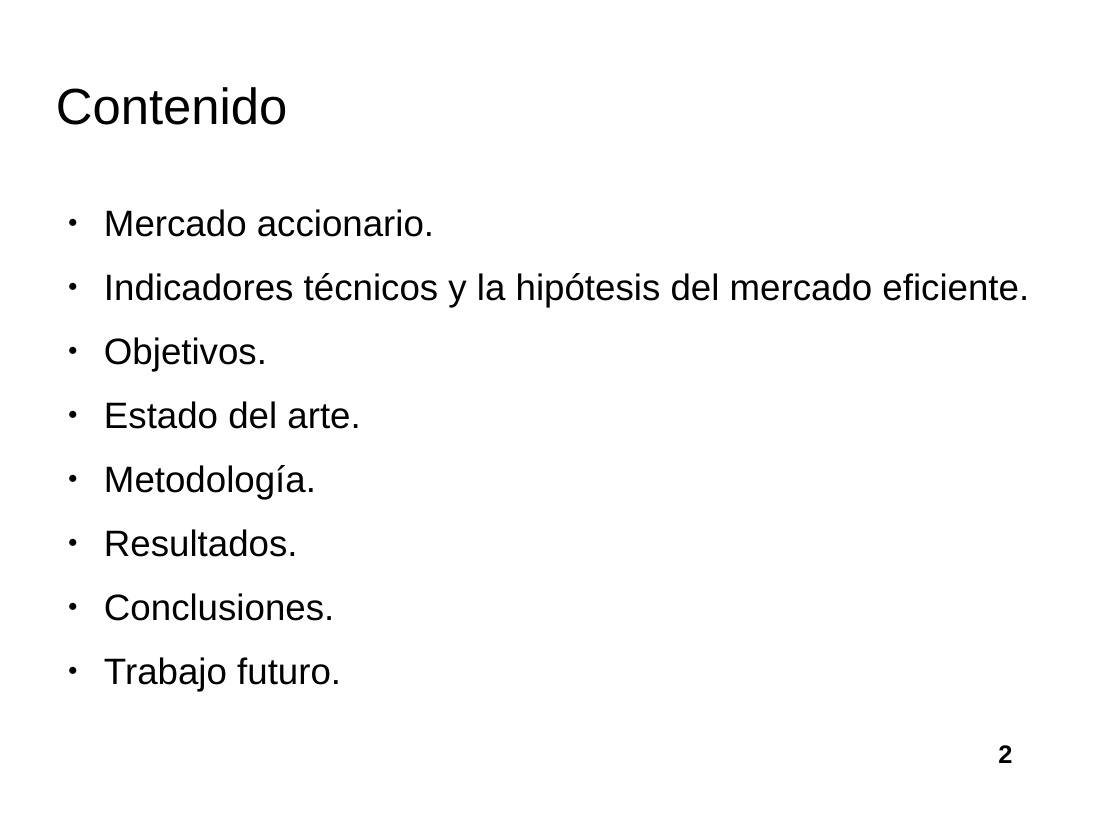
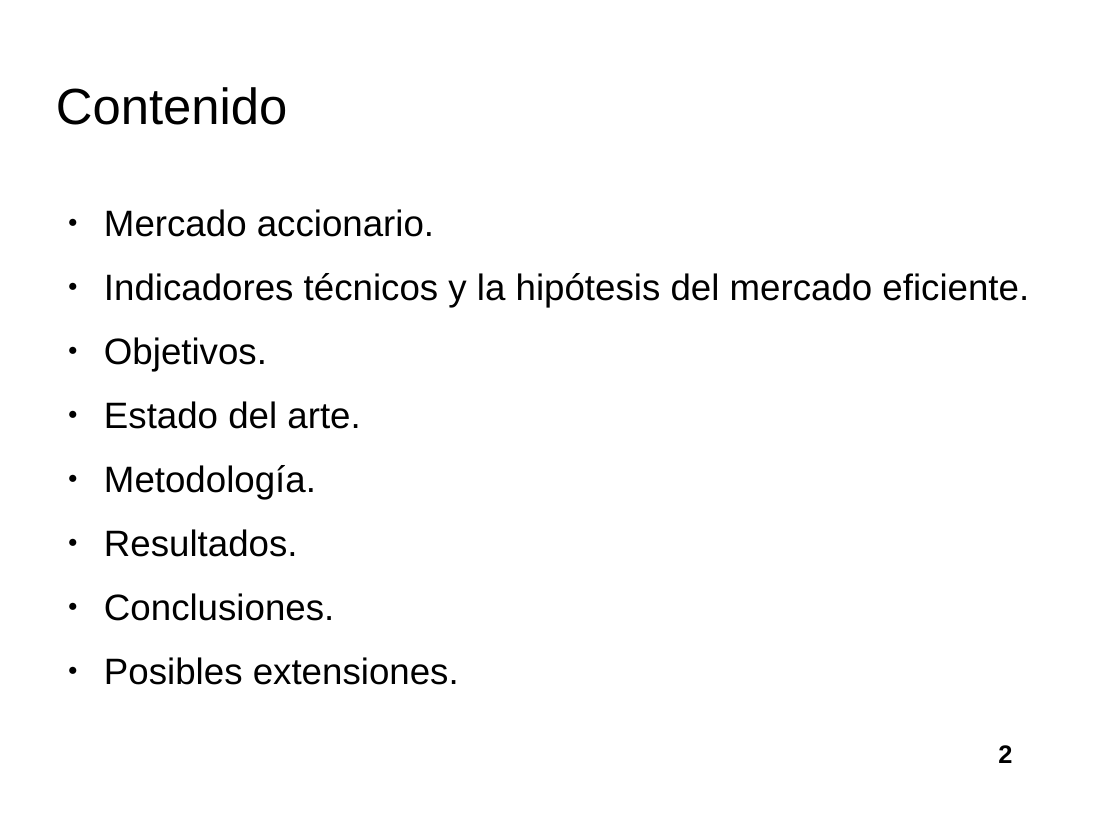
Before and after one commit to davidrmh/Thesis, a slide deck: slide 2 of presentaciones_finales/presentacion_seminario_B19.odp. Drawn at 1120x840 pixels with LibreOffice and Linux fonts; fonts in the diff are those of the drawing; background and template pictures are left out. Boxes give left, top, right and bottom in pixels: in the first picture for what was removed or moved away, otherwise in the second. Text is boxed around its words. In the diff, an @@ line names an element or a change of style, - is before the commit and + after.

```diff
--- a/presentaciones_finales/presentacion_seminario_B19.odp
+++ b/presentaciones_finales/presentacion_seminario_B19.odp
@@ text at (104,657,459,685): text changed @@
-● Trabajo futuro.
+● Posibles extensiones.
```
Also in this commit, not shown: 13 other slides changed, 1 slide added.
